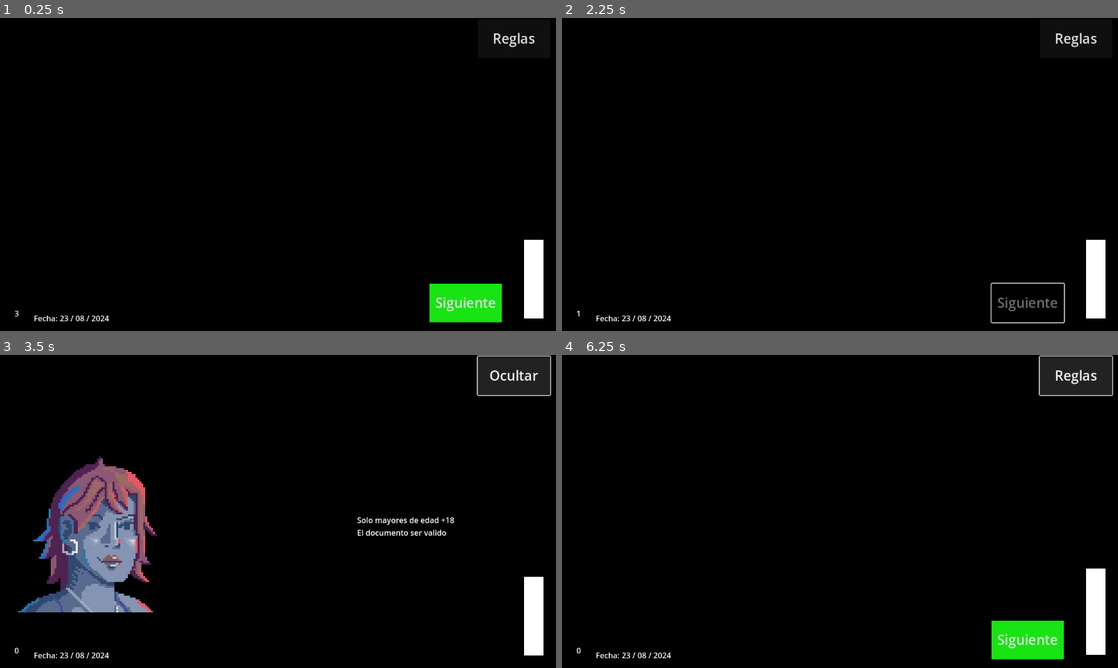
Above: before the commit, frames 1-4 (two rows, left to right).
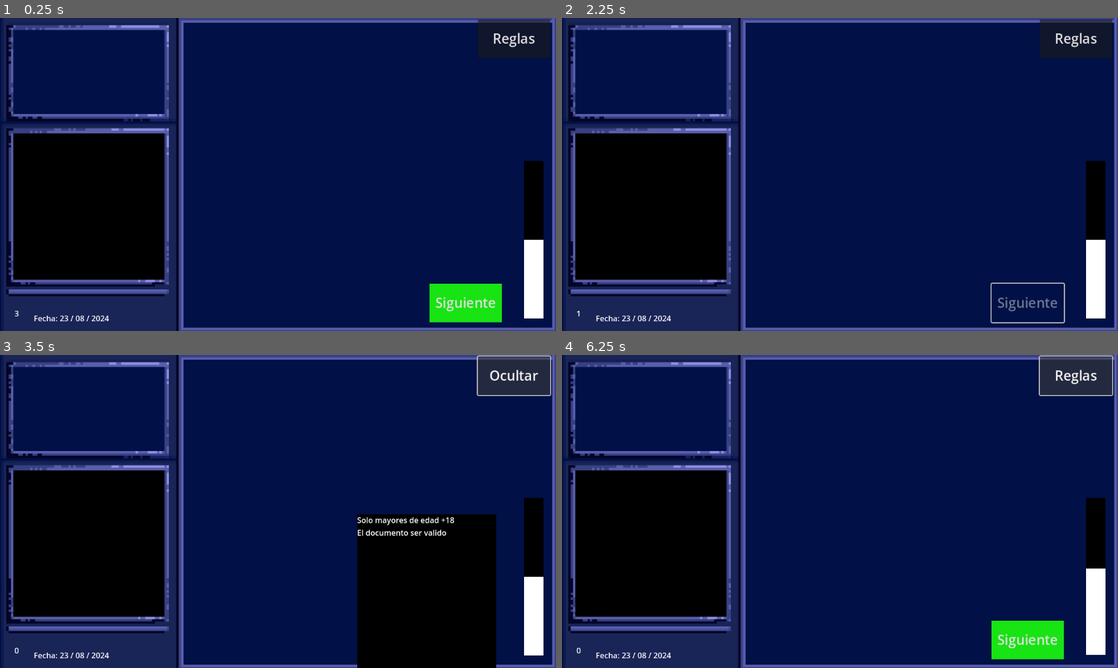
Above: after the commit, the same moments.

Repository: joacoague15/dni-en-mano
Game: Godot game, scene res://main_scene.tscn
Two runs of this game, one before a commit and one after it. Both use one fixed random seed, a clock stepped at 60 frames per second and the inputs below.
Inputs (mouse positions are in pixels of both pictures, inside the frame that each line leads up to):
- Up to frame 1 (0.25 s): no input
- Up to frame 2 (2.25 s): click "Reglas" at 0.5 s; click "Ocultar" at 1.25 s; click "Siguiente" at 2 s
- Up to frame 3 (3.5 s): click "Reglas" at 2.75 s
- Up to frame 4 (6.25 s): click "Ocultar" at 3.5 s; click "Reglas" at 4.25 s; click (728, 527) at 5 s; click "Ocultar" at 5.75 s

The runs differ from the first frame. In frame 1, 84% of the frame differs, in the area x 0-100%, y 0-100%; in frame 2, 85%; in frame 3, 81%; in frame 4, 84%.

Commit message:
Added new background

Diff:
--- a/main_scene.tscn
+++ b/main_scene.tscn
@@ -1,101 +1,13 @@
-[gd_scene load_steps=28 format=3 uid="uid://b5aa8bbwpr8mm"]
+[gd_scene load_steps=29 format=3 uid="uid://b5aa8bbwpr8mm"]
 
 [ext_resource type="Script" path="res://character_random_selector.gd" id="1_3f8pj"]
+[ext_resource type="Texture2D" uid="uid://b3co5tghdec12" path="res://entire_background.png" id="2_edmgr"]
 [ext_resource type="Script" path="res://dni_information.gd" id="2_m835h"]
 [ext_resource type="Texture2D" uid="uid://j231evye2gy8" path="res://dni.png" id="3_51jtu"]
 [ext_resource type="Script" path="res://dialogueControl.gd" id="3_sps78"]
 [ext_resource type="Script" path="res://CountdownNode.gd" id="4_08bw2"]
 [ext_resource type="Texture2D" uid="uid://cg36bkxe7pvht" path="res://characterImages/character1.png" id="4_j40fr"]
 
-[sub_resource type="Animation" id="Animation_uj37j"]
-length = 0.001
-tracks/0/type = "value"
-tracks/0/imported = false
-tracks/0/enabled = true
-tracks/0/path = NodePath(".:position")
-tracks/0/interp = 1
-tracks/0/loop_wrap = true
-tracks/0/keys = {
-"times": PackedFloat32Array(0),
-"transitions": PackedFloat32Array(1),
-"update": 0,
-"values": [Vector2(-19, 400)]
-}
-tracks/1/type = "value"
-tracks/1/imported = false
-tracks/1/enabled = true
-tracks/1/path = NodePath(".:self_modulate")
-tracks/1/interp = 1
-tracks/1/loop_wrap = true
-tracks/1/keys = {
-"times": PackedFloat32Array(0),
-"transitions": PackedFloat32Array(1),
-"update": 0,
-"values": [Color(1, 1, 1, 0)]
-}
-
-[sub_resource type="Animation" id="Animation_g1ki7"]
-resource_name = "dni_appear"
-tracks/0/type = "value"
-tracks/0/imported = false
-tracks/0/enabled = true
-tracks/0/path = NodePath(".:position")
-tracks/0/interp = 1
-tracks/0/loop_wrap = true
-tracks/0/keys = {
-"times": PackedFloat32Array(0, 1),
-"transitions": PackedFloat32Array(1, 1),
-"update": 0,
-"values": [Vector2(40, 1300), Vector2(40, 30)]
-}
-tracks/1/type = "value"
-tracks/1/imported = false
-tracks/1/enabled = true
-tracks/1/path = NodePath(".:self_modulate")
-tracks/1/interp = 1
-tracks/1/loop_wrap = true
-tracks/1/keys = {
-"times": PackedFloat32Array(0, 1),
-"transitions": PackedFloat32Array(1, 1),
-"update": 0,
-"values": [Color(1, 1, 1, 0), Color(1, 1, 1, 1)]
-}
-
-[sub_resource type="Animation" id="Animation_gt23q"]
-resource_name = "dni_disappear"
-length = 0.4
-tracks/0/type = "value"
-tracks/0/imported = false
-tracks/0/enabled = true
-tracks/0/path = NodePath(".:position")
-tracks/0/interp = 1
-tracks/0/loop_wrap = true
-tracks/0/keys = {
-"times": PackedFloat32Array(0, 0.4),
-"transitions": PackedFloat32Array(1, 1),
-"update": 0,
-"values": [Vector2(40, 90), Vector2(40, 600)]
-}
-tracks/1/type = "value"
-tracks/1/imported = false
-tracks/1/enabled = true
-tracks/1/path = NodePath(".:self_modulate")
-tracks/1/interp = 1
-tracks/1/loop_wrap = true
-tracks/1/keys = {
-"times": PackedFloat32Array(0, 0.4),
-"transitions": PackedFloat32Array(1, 1),
-"update": 0,
-"values": [Color(1, 1, 1, 1), Color(1, 1, 1, 0)]
-}
-
-[sub_resource type="AnimationLibrary" id="AnimationLibrary_mjyla"]
-_data = {
-"RESET": SubResource("Animation_uj37j"),
-"dni_appear": SubResource("Animation_g1ki7"),
-"dni_disappear": SubResource("Animation_gt23q")
-}
-
 [sub_resource type="Animation" id="Animation_51mvr"]
 length = 0.001
 tracks/0/type = "value"
@@ -136,7 +48,7 @@
 "times": PackedFloat32Array(0, 1.5),
 "transitions": PackedFloat32Array(1, 1),
 "update": 0,
-"values": [Vector2(-550, -50), Vector2(-100, -50)]
+"values": [Vector2(-550, -20), Vector2(-150, -20)]
 }
 tracks/1/type = "value"
 tracks/1/imported = false
@@ -163,7 +75,7 @@
 "times": PackedFloat32Array(0, 1),
 "transitions": PackedFloat32Array(1, 1),
 "update": 0,
-"values": [Vector2(-100, -50), Vector2(200, -50)]
+"values": [Vector2(-150, -20), Vector2(200, -20)]
 }
 tracks/1/type = "value"
 tracks/1/imported = false
@@ -192,7 +104,7 @@
 "times": PackedFloat32Array(0, 1.5, 3, 4.5, 6),
 "transitions": PackedFloat32Array(1, 1, 1, 1, 1),
 "update": 0,
-"values": [Vector2(-100, -50), Vector2(-100, -48), Vector2(-100, -50), Vector2(-100, -52), Vector2(-100, -50)]
+"values": [Vector2(-150, -20), Vector2(-150, -18), Vector2(-150, -20), Vector2(-150, -22), Vector2(-150, -20)]
 }
 
 [sub_resource type="Animation" id="Animation_fba82"]
@@ -208,7 +120,7 @@
 "times": PackedFloat32Array(0, 1.5),
 "transitions": PackedFloat32Array(1, 1),
 "update": 0,
-"values": [Vector2(-100, -50), Vector2(-550, -50)]
+"values": [Vector2(-150, -20), Vector2(-550, -20)]
 }
 tracks/1/type = "value"
 tracks/1/imported = false
@@ -230,6 +142,95 @@
 "character_enter": SubResource("Animation_j7jno"),
 "character_idle": SubResource("Animation_b8hw4"),
 "character_no_enter": SubResource("Animation_fba82")
+}
+
+[sub_resource type="Animation" id="Animation_uj37j"]
+length = 0.001
+tracks/0/type = "value"
+tracks/0/imported = false
+tracks/0/enabled = true
+tracks/0/path = NodePath(".:position")
+tracks/0/interp = 1
+tracks/0/loop_wrap = true
+tracks/0/keys = {
+"times": PackedFloat32Array(0),
+"transitions": PackedFloat32Array(1),
+"update": 0,
+"values": [Vector2(-19, 400)]
+}
+tracks/1/type = "value"
+tracks/1/imported = false
+tracks/1/enabled = true
+tracks/1/path = NodePath(".:self_modulate")
+tracks/1/interp = 1
+tracks/1/loop_wrap = true
+tracks/1/keys = {
+"times": PackedFloat32Array(0),
+"transitions": PackedFloat32Array(1),
+"update": 0,
+"values": [Color(1, 1, 1, 0)]
+}
+
+[sub_resource type="Animation" id="Animation_g1ki7"]
+resource_name = "dni_appear"
+tracks/0/type = "value"
+tracks/0/imported = false
+tracks/0/enabled = true
+tracks/0/path = NodePath(".:position")
+tracks/0/interp = 1
+tracks/0/loop_wrap = true
+tracks/0/keys = {
+"times": PackedFloat32Array(0, 1),
+"transitions": PackedFloat32Array(1, 1),
+"update": 0,
+"values": [Vector2(40, 1300), Vector2(40, 30)]
+}
+tracks/1/type = "value"
+tracks/1/imported = false
+tracks/1/enabled = true
+tracks/1/path = NodePath(".:self_modulate")
+tracks/1/interp = 1
+tracks/1/loop_wrap = true
+tracks/1/keys = {
+"times": PackedFloat32Array(0, 1),
+"transitions": PackedFloat32Array(1, 1),
+"update": 0,
+"values": [Color(1, 1, 1, 0), Color(1, 1, 1, 1)]
+}
+
+[sub_resource type="Animation" id="Animation_gt23q"]
+resource_name = "dni_disappear"
+length = 0.4
+tracks/0/type = "value"
+tracks/0/imported = false
+tracks/0/enabled = true
+tracks/0/path = NodePath(".:position")
+tracks/0/interp = 1
+tracks/0/loop_wrap = true
+tracks/0/keys = {
+"times": PackedFloat32Array(0, 0.4),
+"transitions": PackedFloat32Array(1, 1),
+"update": 0,
+"values": [Vector2(40, 90), Vector2(40, 600)]
+}
+tracks/1/type = "value"
+tracks/1/imported = false
+tracks/1/enabled = true
+tracks/1/path = NodePath(".:self_modulate")
+tracks/1/interp = 1
+tracks/1/loop_wrap = true
+tracks/1/keys = {
+"times": PackedFloat32Array(0, 0.4),
+"transitions": PackedFloat32Array(1, 1),
+"update": 0,
+"values": [Color(1, 1, 1, 1), Color(1, 1, 1, 0)]
+}
+
+[sub_resource type="AnimationLibrary" id="AnimationLibrary_mjyla"]
+_data = {
+"RESET": SubResource("Animation_uj37j"),
+"dni_appear": SubResource("Animation_g1ki7"),
+"dni_disappear": SubResource("Animation_gt23q")
 }
 
 [sub_resource type="StyleBoxFlat" id="StyleBoxFlat_dg1wr"]
@@ -335,12 +336,19 @@
 position = Vector2(570, 330)
 script = ExtResource("1_3f8pj")
 
-[node name="Background" type="ColorRect" parent="."]
-offset_left = -821.0
-offset_top = -452.0
-offset_right = 831.0
-offset_bottom = 427.0
-color = Color(0, 0, 0, 1)
+[node name="CharacterSprite" type="Sprite2D" parent="."]
+position = Vector2(-260, -50)
+scale = Vector2(0.45, 0.45)
+
+[node name="AnimationPlayer" type="AnimationPlayer" parent="CharacterSprite"]
+libraries = {
+"": SubResource("AnimationLibrary_3vq8n")
+}
+
+[node name="Background" type="Sprite2D" parent="."]
+position = Vector2(6.00005, -4.49999)
+scale = Vector2(0.602083, 0.602778)
+texture = ExtResource("2_edmgr")
 
 [node name="DNIInformation" type="Sprite2D" parent="."]
 self_modulate = Color(1, 1, 1, 0)
@@ -385,15 +393,6 @@
 position = Vector2(200, -30)
 scale = Vector2(0.22, 0.22)
 texture = ExtResource("4_j40fr")
-
-[node name="CharacterSprite" type="Sprite2D" parent="."]
-position = Vector2(-260, -50)
-scale = Vector2(0.5, 0.5)
-
-[node name="AnimationPlayer" type="AnimationPlayer" parent="CharacterSprite"]
-libraries = {
-"": SubResource("AnimationLibrary_3vq8n")
-}
 
 [node name="ShowRulesButton" type="Button" parent="."]
 offset_left = 420.0
@@ -483,13 +482,6 @@
 offset_right = -0.400032
 offset_bottom = 0.0720215
 
-[node name="BackgroundForCharacterAnimation" type="ColorRect" parent="."]
-offset_left = -643.0
-offset_top = 203.0
-offset_right = -68.0
-offset_bottom = 259.0
-color = Color(0, 0, 0, 1)
-
 [node name="AcceptButton" type="Button" parent="."]
 show_behind_parent = true
 offset_left = -330.0
--- a/project.godot
+++ b/project.godot
@@ -22,6 +22,8 @@
 
 [gui]
 
+theme/custom_font="res://dni_font.ttf"
+
 [rendering]
 
 renderer/rendering_method="gl_compatibility"
Binary file added: entire_background.png
Not shown, added: entire_background.png.import
Not shown, added: export_presets.cfg
Not shown: 1 places in main_scene.tscn that only renumber resources
